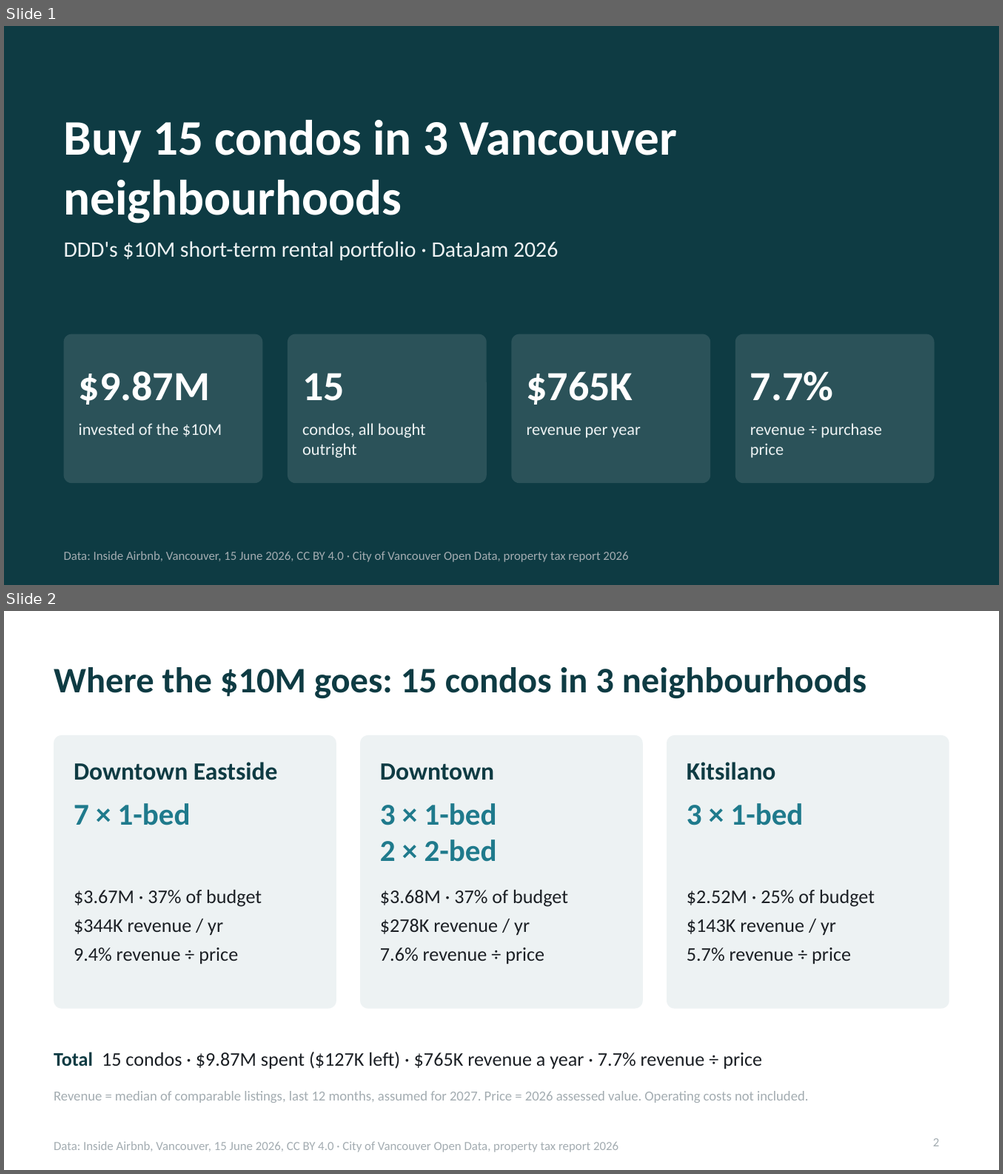
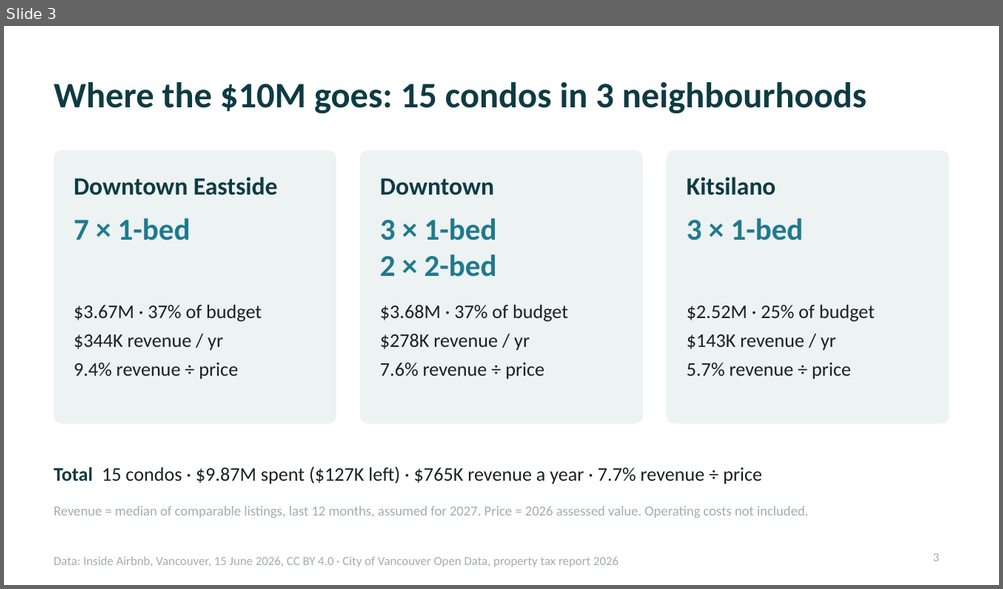
Before and after one commit to 2005yoheiUBC/datajam-2026, a slide deck: analysis/presentation/ddd_pitch_simple.pptx. Shown one above the other, each under a label of ours: slides 1 and 2 before the commit, slide 3 after it. The pictures are 1003x1174 and 1003x589 pixels, drawn with LibreOffice and Linux fonts; fonts in the diff are those of the drawing. Boxes give left, top, right and bottom in pixels: in the first picture for what was removed or moved away, otherwise in the second. Text is boxed around its words. In the diff, an @@ line names an element or a change of style, - is before the commit and + after.

```diff
--- a/analysis/presentation/ddd_pitch_simple.pptx
+++ b/analysis/presentation/ddd_pitch_simple.pptx
@@ slide 1 removed at (x1=4, y1=26, x2=999, y2=585), background #0E3B43 @@
@@ title removed at (x1=64, y1=120, x2=677, y2=224) @@
-Buy 15 condos in 3 Vancouver neighbourhoods
@@ text removed at (x1=64, y1=241, x2=558, y2=261) @@
-DDD's $10M short-term rental portfolio · DataJam 2026
@@ rounded rectangle removed at (x1=64, y1=335, x2=262, y2=483) @@
@@ rounded rectangle removed at (x1=287, y1=335, x2=486, y2=483) @@
@@ rounded rectangle removed at (x1=511, y1=335, x2=710, y2=483) @@
@@ rounded rectangle removed at (x1=735, y1=335, x2=934, y2=483) @@
@@ text removed at (x1=79, y1=372, x2=210, y2=405) @@
-$9.87M
@@ text removed at (x1=302, y1=373, x2=344, y2=401) @@
-15
@@ text removed at (x1=526, y1=372, x2=633, y2=405) @@
-$765K
@@ text removed at (x1=750, y1=372, x2=833, y2=401) @@
-7.7%
@@ text removed at (x1=79, y1=423, x2=222, y2=437) @@
-invested of the $10M
@@ text removed at (x1=302, y1=423, x2=426, y2=458) @@
-condos, all bought outright
@@ text removed at (x1=750, y1=423, x2=882, y2=458) @@
-revenue ÷ purchase price
@@ text removed at (x1=526, y1=427, x2=640, y2=438) @@
-revenue per year
@@ text removed at (x1=64, y1=551, x2=628, y2=562) @@
-Data: Inside Airbnb, Vancouver, 15 June 2026, CC BY 4.0 · City of Vancouver Open Data, property tax report 2026
@@ what was slide 2 is now slide 3 @@
@@ page number at (x1=933, y1=554, x2=939, y2=562): text changed @@
-2
+3
```
Also in this commit, not shown: 2 slides added, 1 other file.
